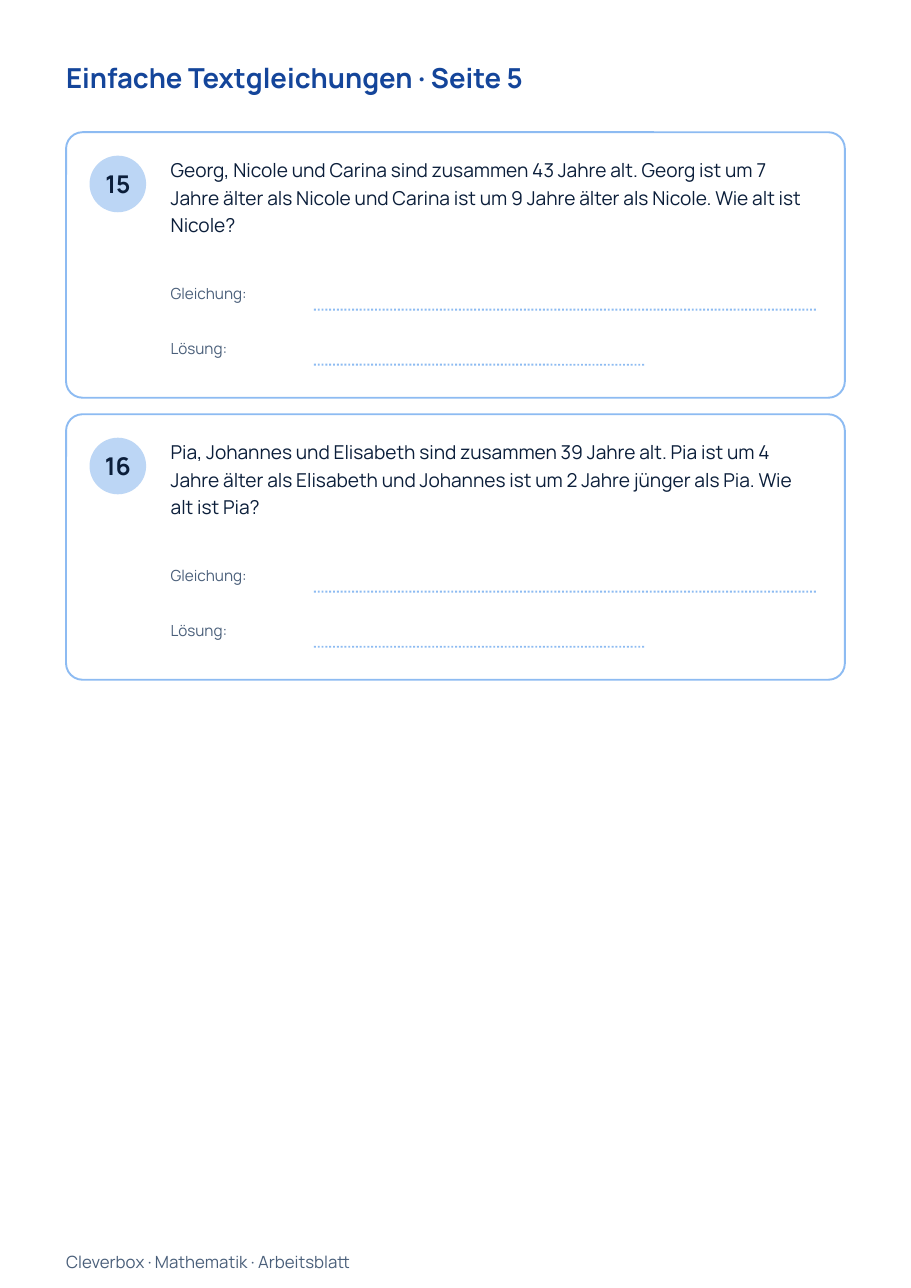
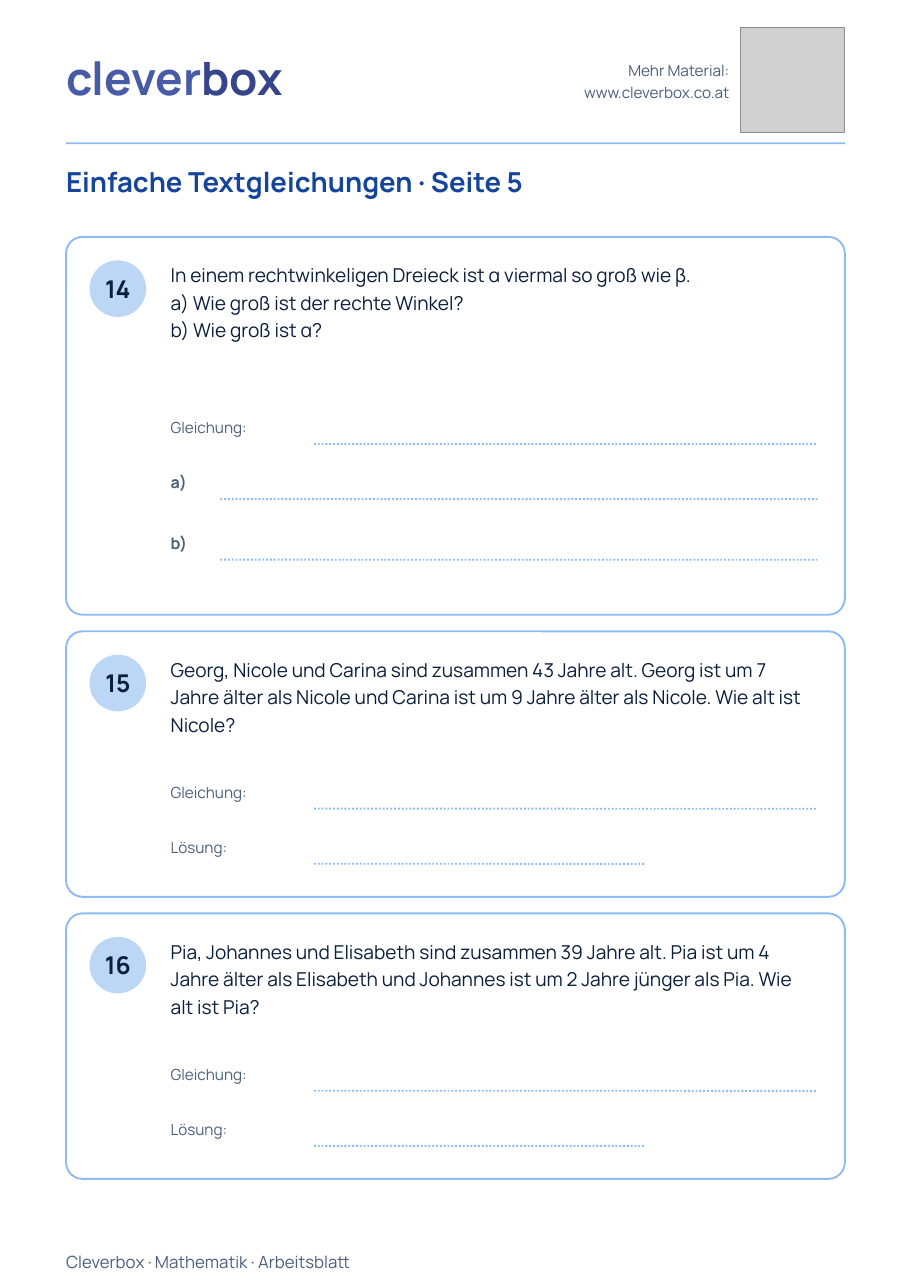
Before and after one commit to arminheske/claudecloud, a slide deck: slide 5 of videoslides/arbeitsblatt-textgleichungen-a4.pptx. Drawn at 911x1288 pixels with LibreOffice and Linux fonts; fonts in the diff are those of the drawing; grey boxes stand for pictures. Boxes give left, top, right and bottom in pixels: in the first picture for what was removed or moved away, otherwise in the second. Text is boxed around its words. In the diff, an @@ line names an element or a change of style, - is before the commit and + after.

```diff
--- a/videoslides/arbeitsblatt-textgleichungen-a4.pptx
+++ b/videoslides/arbeitsblatt-textgleichungen-a4.pptx
@@ picture added at (740,28,845,132) @@
@@ text added at (66,61,283,96), 30 pt, text #475BA6, bold @@
+cleverbox
@@ text added at (584,65,730,98), 10 pt, text #4A5F7A @@
+Mehr Material:
+www.cleverbox.co.at
@@ line added from (66, 143) to (845, 143), #8DBBF2 1.25 pt @@
@@ text "Einfache Textgleichungen · Seite 5": place and size @@
-text "Einfache Textgleichungen · Seite 5" at (66,67,523,95)
+text "Einfache Textgleichungen · Seite 5" at (66,171,523,199)
@@ rounded rectangle: place and size @@
-rounded rectangle at (66,414,845,680)
+rounded rectangle at (66,237,845,615)
@@ rounded rectangle at (66,237,845,615): proportions changed @@
@@ ellipse: place and size @@
-ellipse at (90,156,145,212)
+ellipse at (90,261,145,316)
@@ text added at (171,268,691,342), 12.5 pt, text #0B1E3A @@
+In einem rechtwinkeligen Dreieck ist α viermal so groß wie β.
+a) Wie groß ist der rechte Winkel?
+b) Wie groß ist α?
@@ text added at (105,280,131,298), 16 pt, text #0B1E3A, bold @@
+14
@@ text "Gleichung:": place and size @@
-text "Gleichung:" at (171,288,247,303)
+text "Gleichung:" at (171,422,247,437)
@@ line moved from (314, 310) - (817, 310) to (314, 444) - (817, 444) @@
@@ text added at (171,474,187,491), 10.5 pt, text #4A5F7A, bold @@
+a)
@@ line moved from (314, 365) - (644, 365) to (220, 499) - (817, 499) @@
@@ text added at (171,535,187,552), 10.5 pt, text #4A5F7A, bold @@
+b)
@@ line moved from (314, 592) - (817, 592) to (220, 560) - (817, 560) @@
@@ 4 texts, 1 rounded rectangle: place and size @@
-4 texts, 1 rounded rectangle at (66,132,845,515)
+4 texts, 1 rounded rectangle at (66,631,845,1015)
@@ 2 texts, 1 line, 1 ellipse: place and size @@
-2 texts, 1 line, 1 ellipse at (90,438,644,647)
+2 texts, 1 line, 1 ellipse at (90,655,644,864)
@@ line added from (314, 809) to (817, 809), #8DBBF2 1.25 pt dashed @@
@@ rounded rectangle added at (66,913,845,1179), fill #FFFFFF, outline #8DBBF2 1.25 pt @@
@@ ellipse added at (90,937,145,993), fill #BCD6F5, outline #BCD6F5 1 pt @@
@@ text added at (171,1069,247,1084), 10 pt, text #4A5F7A @@
+Gleichung:
@@ text "Lösung:": place and size @@
-text "Lösung:" at (171,343,227,358)
+text "Lösung:" at (171,1124,227,1139)
@@ line added from (314, 1091) to (817, 1091), #8DBBF2 1.25 pt dashed @@
@@ line added from (314, 1146) to (644, 1146), #8DBBF2 1.25 pt dashed @@
```
Also in this commit, not shown: 4 other slides changed, 4 other files.
